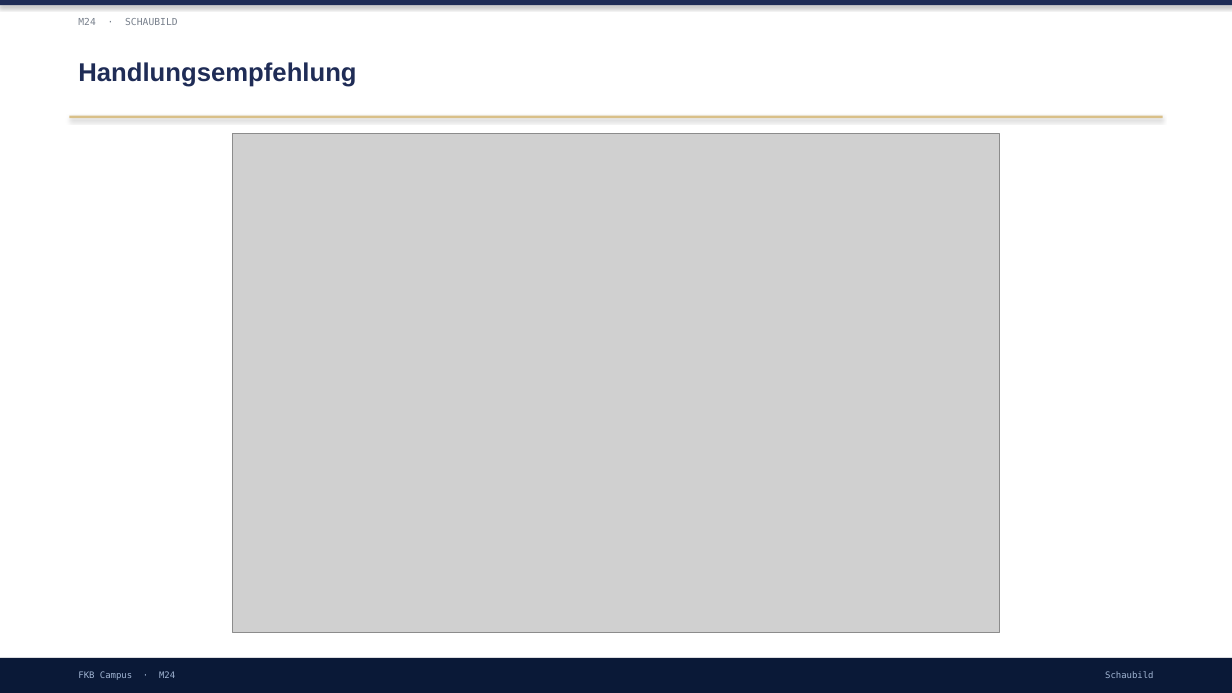
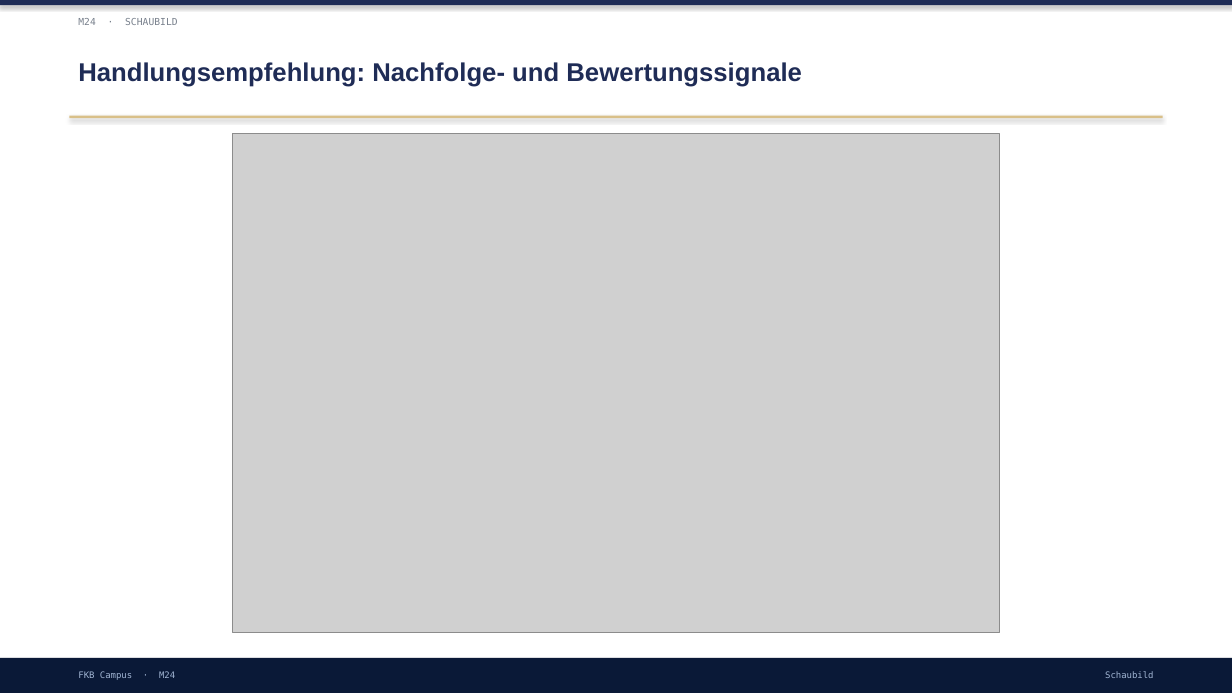
Before and after one commit to ck5rqc47pr-byte/firmenkundenakademie-online, a slide deck: slide 18 of protected-downloads/praesentation/M24.pptx (slide 9 before the commit). Drawn at 1232x693 pixels with LibreOffice and Linux fonts; fonts in the diff are those of the drawing; grey boxes stand for pictures. Boxes give left, top, right and bottom in pixels: in the first picture for what was removed or moved away, otherwise in the second. Text is boxed around its words. In the diff, an @@ line names an element or a change of style, - is before the commit and + after.

```diff
--- a/protected-downloads/praesentation/M24.pptx
+++ b/protected-downloads/praesentation/M24.pptx
@@ text at bbox=[78, 62, 802, 87]: text changed @@
-Handlungsempfehlung
+Handlungsempfehlung: Nachfolge- und Bewertungssignale
```
Also in this commit, not shown: 4 other slides changed, 11 slides added, 1 slide removed, 1 other file.
